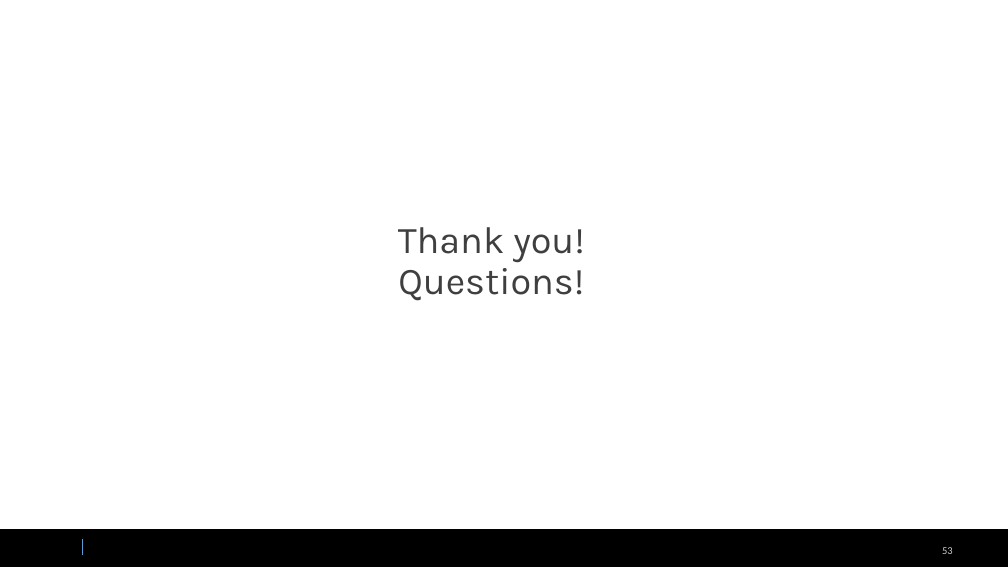
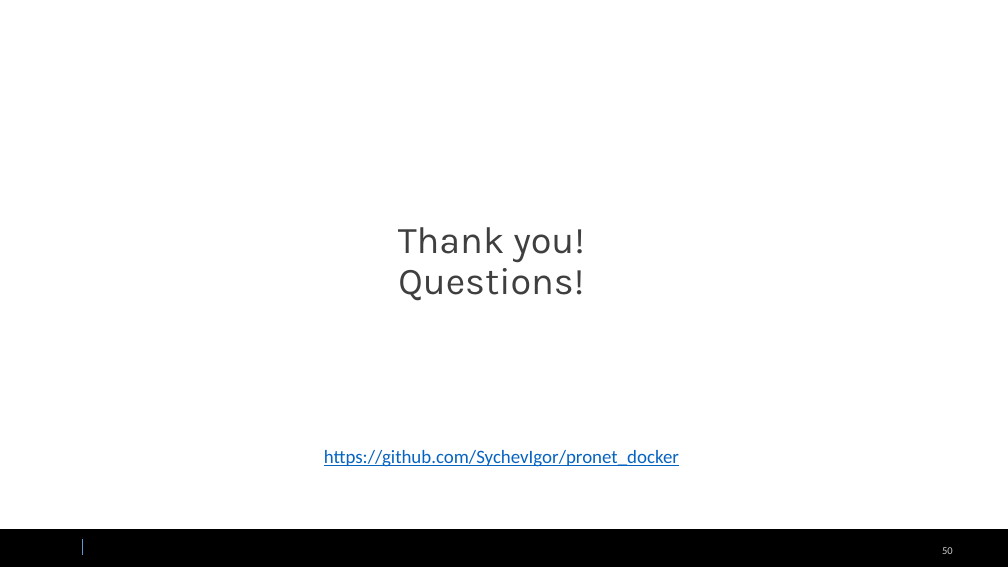
Before and after one commit to SychevIgor/publicspeaking, a slide deck: slide 50 of CICD.pptx (slide 53 before the commit). Drawn at 1008x567 pixels with LibreOffice and Linux fonts; fonts in the diff are those of the drawing; background and template pictures are left out. Boxes give left, top, right and bottom in pixels: in the first picture for what was removed or moved away, otherwise in the second. Text is boxed around its words. In the diff, an @@ line names an element or a change of style, - is before the commit and + after.

```diff
--- a/CICD.pptx
+++ b/CICD.pptx
@@ text added at <box>324,450,679,467</box>, 18 pt, text #0563C1, underline @@
+https://github.com/SychevIgor/pronet_docker
```
Also in this commit, not shown: 3 other slides changed, 3 slides removed.
